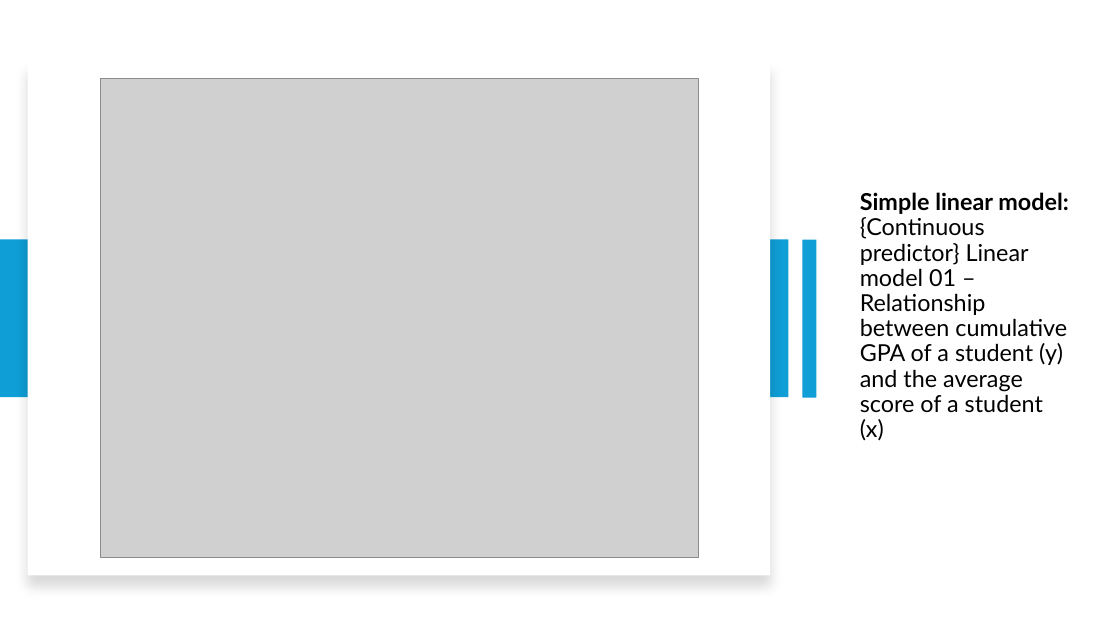
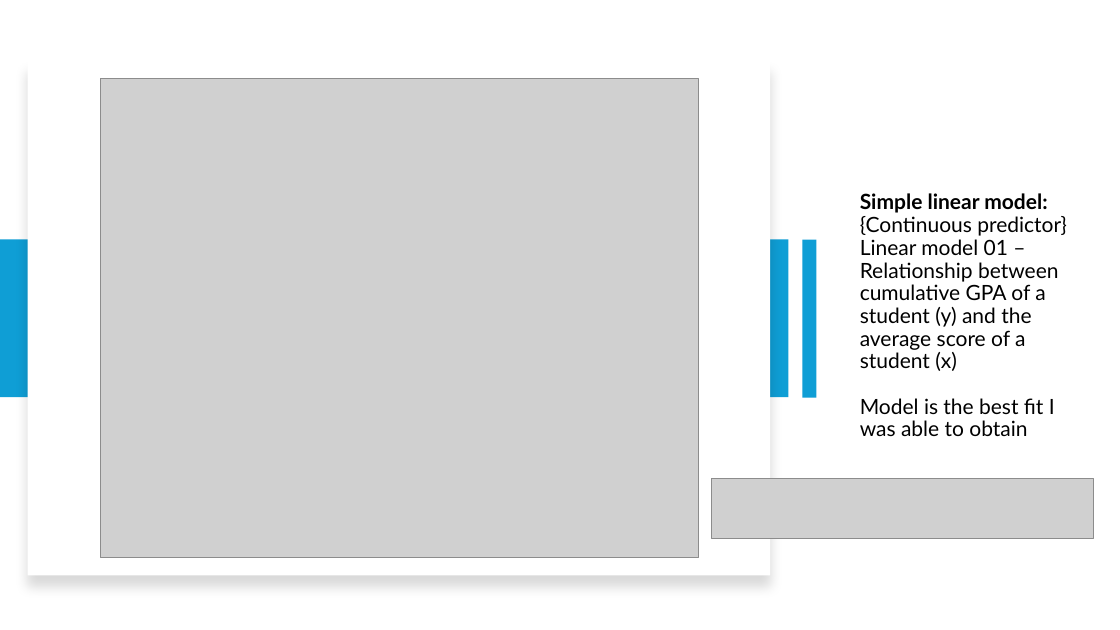
Before and after one commit to ProjectsKoryHasWorkedOn/2024_Grades_Dataset_R_Project, a slide deck: slide 28 of r_project_presentation.pptx (slide 27 before the commit). Drawn at 1120x630 pixels with LibreOffice and Linux fonts; fonts in the diff are those of the drawing; grey boxes stand for pictures. Boxes give left, top, right and bottom in pixels: in the first picture for what was removed or moved away, otherwise in the second. Text is boxed around its words. In the diff, an @@ line names an element or a change of style, - is before the commit and + after.

```diff
--- a/r_project_presentation.pptx
+++ b/r_project_presentation.pptx
@@ title at (x1=860, y1=193, x2=1067, y2=436): text changed; size 20 to 18 pt @@
-Simple linear model: {Continuous predictor} Linear model 01 – Relationship between cumulative GPA of a student (y) and the average score of a student (x)
+Simple linear model: {Continuous predictor} Linear model 01 – Relationship between cumulative GPA of a student (y) and the average score of a student (x)
+Model is the best fit I was able to obtain
@@ picture added at (x1=712, y1=479, x2=1094, y2=539) @@
```
Also in this commit, not shown: 7 other slides changed, 1 slide added, 2 other files.
